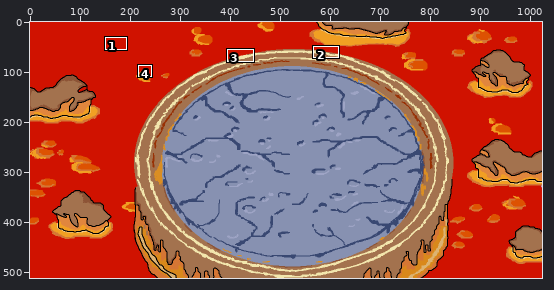
Two states of a pixel-art file, Arte/Escenarios/Escenariolava.aseprite. The first picture is a wide view before the edit; the outline marks the close-up.
Close-up. Earlier state:
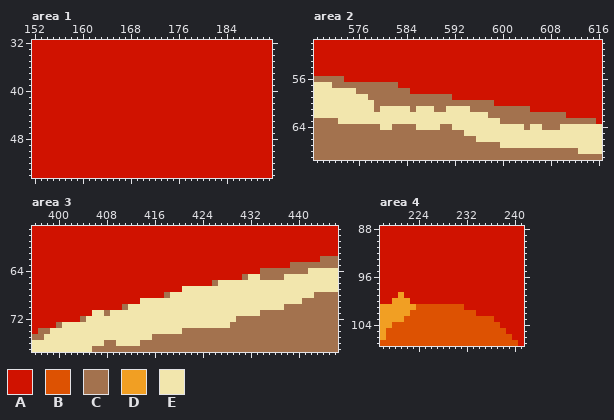
1024x512 pixels, 1 frame. Colours within 5 levels of each other are drawn and written as one. Shown: area 1: x 152..191, y 32..54; area 2: x 569..616, y 50..69; area 3: x 396..446, y 57..77; area 4: x 218..241, y 88..107. The commit also changed other parts of the picture, which this record leaves out.
Visible layers, top first: "Layer 4", "Layer 11".
Palette (. is transparent): A #d01200  B #dd5202  C #a3724e  D #f19f23  E #f2e6ad
Pixels before, area 1, first column x 152:
32 AAAAAAAAAAAAAAAAAAAAAAAAAAAAAAAAAAAAAAAA
33 AAAAAAAAAAAAAAAAAAAAAAAAAAAAAAAAAAAAAAAA
34 AAAAAAAAAAAAAAAAAAAAAAAAAAAAAAAAAAAAAAAA
35 AAAAAAAAAAAAAAAAAAAAAAAAAAAAAAAAAAAAAAAA
36 AAAAAAAAAAAAAAAAAAAAAAAAAAAAAAAAAAAAAAAA
37 AAAAAAAAAAAAAAAAAAAAAAAAAAAAAAAAAAAAAAAA
38 AAAAAAAAAAAAAAAAAAAAAAAAAAAAAAAAAAAAAAAA
39 AAAAAAAAAAAAAAAAAAAAAAAAAAAAAAAAAAAAAAAA
40 AAAAAAAAAAAAAAAAAAAAAAAAAAAAAAAAAAAAAAAA
41 AAAAAAAAAAAAAAAAAAAAAAAAAAAAAAAAAAAAAAAA
42 AAAAAAAAAAAAAAAAAAAAAAAAAAAAAAAAAAAAAAAA
43 AAAAAAAAAAAAAAAAAAAAAAAAAAAAAAAAAAAAAAAA
44 AAAAAAAAAAAAAAAAAAAAAAAAAAAAAAAAAAAAAAAA
45 AAAAAAAAAAAAAAAAAAAAAAAAAAAAAAAAAAAAAAAA
46 AAAAAAAAAAAAAAAAAAAAAAAAAAAAAAAAAAAAAAAA
47 AAAAAAAAAAAAAAAAAAAAAAAAAAAAAAAAAAAAAAAA
48 AAAAAAAAAAAAAAAAAAAAAAAAAAAAAAAAAAAAAAAA
49 AAAAAAAAAAAAAAAAAAAAAAAAAAAAAAAAAAAAAAAA
50 AAAAAAAAAAAAAAAAAAAAAAAAAAAAAAAAAAAAAAAA
51 AAAAAAAAAAAAAAAAAAAAAAAAAAAAAAAAAAAAAAAA
52 AAAAAAAAAAAAAAAAAAAAAAAAAAAAAAAAAAAAAAAA
53 AAAAAAAAAAAAAAAAAAAAAAAAAAAAAAAAAAAAAAAA
54 AAAAAAAAAAAAAAAAAAAAAAAAAAAAAAAAAAAAAAAA
Pixels before, area 2, first column x 569:
50 AAAAAAAAAAAAAAAAAAAAAAAAAAAAAAAAAAAAAAAAAAAAAAAA
51 AAAAAAAAAAAAAAAAAAAAAAAAAAAAAAAAAAAAAAAAAAAAAAAA
52 AAAAAAAAAAAAAAAAAAAAAAAAAAAAAAAAAAAAAAAAAAAAAAAA
53 AAAAAAAAAAAAAAAAAAAAAAAAAAAAAAAAAAAAAAAAAAAAAAAA
54 AAAAAAAAAAAAAAAAAAAAAAAAAAAAAAAAAAAAAAAAAAAAAAAA
55 AAAAAAAAAAAAAAAAAAAAAAAAAAAAAAAAAAAAAAAAAAAAAAAA
56 CCCCCAAAAAAAAAAAAAAAAAAAAAAAAAAAAAAAAAAAAAAAAAAA
57 EEECCCCCCCCCCCAAAAAAAAAAAAAAAAAAAAAAAAAAAAAAAAAA
58 EEEEEEECCCCCCCCCAAAAAAAAAAAAAAAAAAAAAAAAAAAAAAAA
59 EEEEEEEEECCCCCCCCCCCCCCAAAAAAAAAAAAAAAAAAAAAAAAA
60 EEEEEEEEEECCCCCCCCCCCCCCCCCCCCAAAAAAAAAAAAAAAAAA
61 EEEEEEEEEECEEEEECEEECCEEEECCCCCCCCCCAAAAAAAAAAAA
62 EEEEEEEEEEEEEEEEEEEEEEEEEEEEECCCCCCCCCCCCCAAAAAA
63 CCCCEEEEEEEEEEEEEEEEEEEEEEEEEEECCCCCCCCCCCCCCCCA
64 CCCCCCCCCCCEECCCCEEEECCEEEEEEEEEEEECEECCCEEEEEEE
65 CCCCCCCCCCCCCCCCCCCCCCCCCEEEEEEEEEEEEEEEEEEEEEEE
66 CCCCCCCCCCCCCCCCCCCCCCCCCCCEEEEEEEEEEEEEEEEEEEEE
67 CCCCCCCCCCCCCCCCCCCCCCCCCCCCCCCEEEEEEEEEEEEEEEEE
68 CCCCCCCCCCCCCCCCCCCCCCCCCCCCCCCCCCCCCCCCCCCCEEEE
69 CCCCCCCCCCCCCCCCCCCCCCCCCCCCCCCCCCCCCCCCCCCCCCCC
Pixels before, area 3, first column x 396:
57 AAAAAAAAAAAAAAAAAAAAAAAAAAAAAAAAAAAAAAAAAAAAAAAAAAA
58 AAAAAAAAAAAAAAAAAAAAAAAAAAAAAAAAAAAAAAAAAAAAAAAAAAA
59 AAAAAAAAAAAAAAAAAAAAAAAAAAAAAAAAAAAAAAAAAAAAAAAAAAA
60 AAAAAAAAAAAAAAAAAAAAAAAAAAAAAAAAAAAAAAAAAAAAAAAAAAA
61 AAAAAAAAAAAAAAAAAAAAAAAAAAAAAAAAAAAAAAAAAAAAAAAAAAA
62 AAAAAAAAAAAAAAAAAAAAAAAAAAAAAAAAAAAAAAAAAAAAAAAACCC
63 AAAAAAAAAAAAAAAAAAAAAAAAAAAAAAAAAAAAAAAAAAACCCCCCCC
64 AAAAAAAAAAAAAAAAAAAAAAAAAAAAAAAAAAAAAACCCCCCCCEEEEE
65 AAAAAAAAAAAAAAAAAAAAAAAAAAAAAAAAAAACEECCCCEEEEEEEEE
66 AAAAAAAAAAAAAAAAAAAAAAAAAAAAAACEEEEEEEEEEEEEEEEEEEE
67 AAAAAAAAAAAAAAAAAAAAAAAAAEEEEEEEEEEEEEEEEEEEEEEEEEE
68 AAAAAAAAAAAAAAAAAAAAAACEEEEEEEEEEEEEEEEEEEEEEEECCCC
69 AAAAAAAAAAAAAAAAAAEEEEEEEEEEEEEEEEEEEEEEEEEEECCCCCC
70 AAAAAAAAAAAAAAACEEEEEEEEEEEEEEEEEEEEEEEEEECCCCCCCCC
71 AAAAAAAAAAEECEEEEEEEEEEEEEEEEEEEEEEEEECCCCCCCCCCCCC
72 AAAAAAAACEEEEEEEEEEEEEEEEEEEEEEEEECCCCCCCCCCCCCCCCC
73 AAAACEEEEEEEEEEEEEEEEEEEEEEEEEEEECCCCCCCCCCCCCCCCCC
74 ACCEEEEEEEEEEEEEEEEEEEEEECCCCCCCCCCCCCCCCCCCCCCCCCC
75 CCEEEEEEEEEEEEEEEEEECCCCCCCCCCCCCCCCCCCCCCCCCCCCCCC
76 EEEEEEEEEEEECCEEEECCCCCCCCCCCCCCCCCCCCCCCCCCCCCCCCC
77 EEEEEEEEEECCCCCCCCCCCCCCCCCCCCCCCCCCCCCCCCCCCCCCCCC
Pixels before, area 4, first column x 218:
 88 AAAAAAAAAAAAAAAAAAAAAAAA
 89 AAAAAAAAAAAAAAAAAAAAAAAA
 90 AAAAAAAAAAAAAAAAAAAAAAAA
 91 AAAAAAAAAAAAAAAAAAAAAAAA
 92 AAAAAAAAAAAAAAAAAAAAAAAA
 93 AAAAAAAAAAAAAAAAAAAAAAAA
 94 AAAAAAAAAAAAAAAAAAAAAAAA
 95 AAAAAAAAAAAAAAAAAAAAAAAA
 96 AAAAAAAAAAAAAAAAAAAAAAAA
 97 AAAAAAAAAAAAAAAAAAAAAAAA
 98 AAAAAAAAAAAAAAAAAAAAAAAA
 99 AAADAAAAAAAAAAAAAAAAAAAA
100 AADDDAAAAAAAAAAAAAAAAAAA
101 DDDDDDBBBBBBBBAAAAAAAAAA
102 DDDDDBBBBBBBBBBBAAAAAAAA
103 DDDDBBBBBBBBBBBBBBBAAAAA
104 DDBBBBBBBBBBBBBBBBBBAAAA
105 DBBBBBBBBBBBBBBBBBBBBAAA
106 DBBBBBBBBBBBBBBBBBBBBBAA
107 BBBBBBBBBBBBBBBBBBBBBBBA
After the commit:
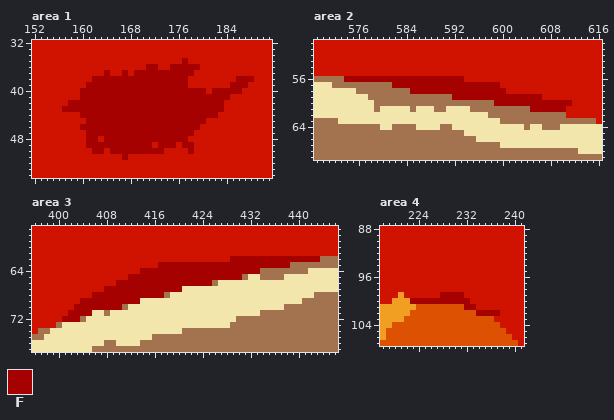
Colours new in this view: F #a50101
Change:
layer "Layer 12" added
Area 1, layer "Layer 12":
y 35: x 177 A -> F
y 36: x 171..172 AA -> FF; x 175..179 AAAAA -> FFFFF
y 37: x 164 A -> F; x 167 A -> F; x 169..178 AAAAAAAAAA -> FFFFFFFFFF
y 38: x 162..177 AAAAAAAAAAAAAAAA -> FFFFFFFFFFFFFFFF; x 186..188 AAA -> FFF
y 39: x 161..177 AAAAAAAAAAAAAAAAA -> FFFFFFFFFFFFFFFFF; x 185..187 AAA -> FFF
y 40: x 160..180 AAAAAAAAAAAAAAAAAAAAA -> FFFFFFFFFFFFFFFFFFFFF; x 182..186 AAAAA -> FFFFF
y 41: x 160..184 AAAAAAAAAAAAAAAAAAAAAAAAA -> FFFFFFFFFFFFFFFFFFFFFFFFF
y 42: x 158..183 AAAAAAAAAAAAAAAAAAAAAAAAAA -> FFFFFFFFFFFFFFFFFFFFFFFFFF
y 43: x 157..183 AAAAAAAAAAAAAAAAAAAAAAAAAAA -> FFFFFFFFFFFFFFFFFFFFFFFFFFF
y 44: x 160..182 AAAAAAAAAAAAAAAAAAAAAAA -> FFFFFFFFFFFFFFFFFFFFFFF
y 45: x 161..180 AAAAAAAAAAAAAAAAAAAA -> FFFFFFFFFFFFFFFFFFFF
y 46: x 160..179 AAAAAAAAAAAAAAAAAAAA -> FFFFFFFFFFFFFFFFFFFF
y 47: x 161..178 AAAAAAAAAAAAAAAAAA -> FFFFFFFFFFFFFFFFFF
y 48: x 161..162 AA -> FF; x 164..177 AAAAAAAAAAAAAA -> FFFFFFFFFFFFFF
y 49: x 161..171 AAAAAAAAAAA -> FFFFFFFFFFF; x 173..175 AAA -> FFF; x 177..178 AA -> FF
y 50: x 162..163 AA -> FF; x 165..173 AAAAAAAAA -> FFFFFFFFF; x 178 A -> F
y 51: x 167 A -> F
Area 2, layer "Layer 12":
y 56: x 574..593 AAAAAAAAAAAAAAAAAAAA -> FFFFFFFFFFFFFFFFFFFF
y 57: x 582..599 CAAAAAAAAAAAAAAAAA -> FFFFFFFFFFFFFFFFFF
y 58: x 585..600 AAAAAAAAAAAAAAAA -> FFFFFFFFFFFFFFFF
y 59: x 592..606 AAAAAAAAAAAAAAA -> FFFFFFFFFFFFFFF
y 60: x 599..611 AAAAAAAAAAAAA -> FFFFFFFFFFFFF
y 61: x 605..610 AAAAAA -> FFFFFF
Area 3, layer "Layer 12":
y 62: x 429..443 AAAAAAAAAAAAAAA -> FFFFFFFFFFFFFFF
y 63: x 417..438 AAAAAAAAAAAAAAAAAAAAAA -> FFFFFFFFFFFFFFFFFFFFFF
y 64: x 414..433 AAAAAAAAAAAAAAAAAAAA -> FFFFFFFFFFFFFFFFFFFF
y 65: x 412..430 AAAAAAAAAAAAAAAAAAA -> FFFFFFFFFFFFFFFFFFF
y 66: x 410..425 AAAAAAAAAAAAAAAA -> FFFFFFFFFFFFFFFF
y 67: x 408..420 AAAAAAAAAAAAA -> FFFFFFFFFFFFF
y 68: x 406..417 AAAAAAAAAAAA -> FFFFFFFFFFFF
y 69: x 404..413 AAAAAAAAAA -> FFFFFFFFFF
y 70: x 403..410 AAAAAAAA -> FFFFFFFF
y 71: x 402..405 AAAA -> FFFF
y 72: x 401..403 AAA -> FFF
Area 4, layer "Layer 12":
y 99: x 228..231 AAAA -> FFFF
y 100: x 223..232 AAAAAAAAAA -> FFFFFFFFFF
y 101: x 232..233 AA -> FF
y 102: x 234..237 AAAA -> FFFF
Where, in picture pixels (left, top, right, bottom), the same in both close-ups:
changed: (62, 58, 254, 160)
changed: (344, 76, 572, 112)
changed: (62, 256, 320, 322)
changed: (410, 292, 500, 316)
